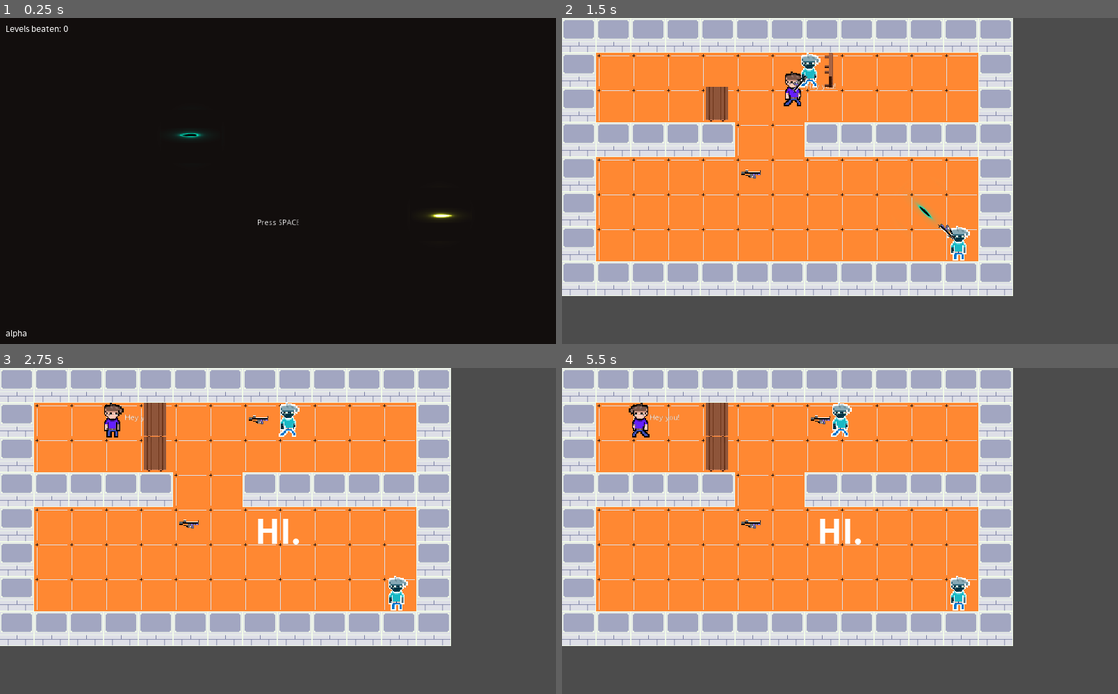
Above: before the commit, frames 1-4 (two rows, left to right).
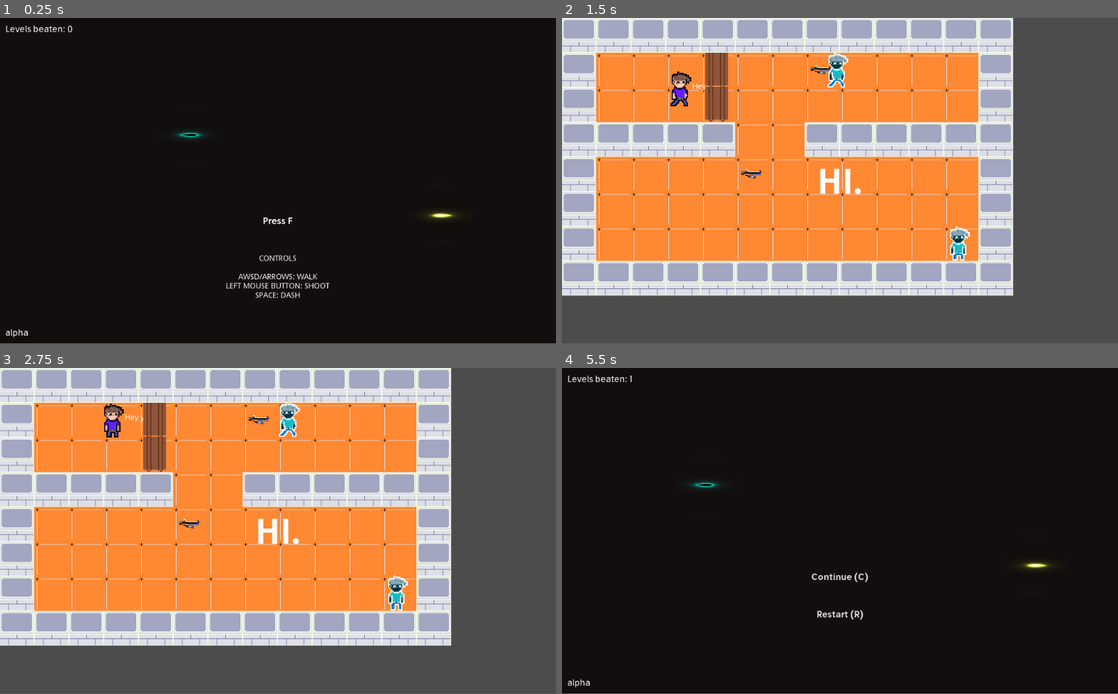
Above: after the commit, the same moments.

Repository: Synkied/supershot
Game: Godot game, scene res://ui/StartScreen.tscn
The game is run twice, just before and just after one commit, with the same random seed, the same clock (stepped at 60 frames per second) and the same inputs. Sound files missing from this copy of the repository are replaced by a short silence.
Inputs (mouse positions are in pixels of both pictures, inside the frame that each line leads up to):
- Up to frame 1 (0.25 s): no input
- Up to frame 2 (1.5 s): tap Space (dash) at 0.5, 0.6 s; move the mouse to (962, 164) at 0.52 s; hold Right (right) 0.53-1.28 s; tap C (continue, bound only after the commit) at 0.8, 1.35 s; tap F (start, bound only after the commit) at 1.25 s; move the mouse to (728, 197) at 1.27 s; hold Down (down) from 1.28 s (still down)
- Up to frame 3 (2.75 s): tap F (start, bound only after the commit) at 1.55 s; release Down (down) at 2 s; click (278, 576) at 2 s, where only the run before the commit has a clickable "Restart"
- Up to frame 4 (5.5 s): move the mouse to (895, 459) at 2.77 s; hold Right (right) 2.78-3.53 s; hold F (start, bound only after the commit) 2.78-3.53 s; tap Space (dash) at 3.05, 4.35, 5.3 s; move the mouse to (812, 596) at 3.52 s; hold Up (up) 3.53-4.28 s; click (812, 596) at 3.6 s; tap C (continue, bound only after the commit) at 3.8, 5.1 s; move the mouse to (1006, 579) at 4.27 s; hold F (start, bound only after the commit) 4.28-5.03 s; hold Left (left) from 4.28 s (still down); tap R (restart, bound only after the commit) at 4.9 s; move the mouse to (673, 482) at 5.02 s
In our replay, the window is 800x469 before the commit and 800x468 after it. These sizes can differ from the game's own. Grey fills any space a smaller window leaves; there, only what the larger window draws over its background counts as a difference.

The runs differ from the first frame. In frame 1, 0.8% of the frame differs, in the area x 1-82%, y 2-99%; in frame 2, 6.0%; in frame 3, 4.3%; in frame 4, 100%, in the area x 0-100%, y 0-100%.

Commit message:
added continue + dash visual input + try touchscreen inputs

Diff:
--- a/GlobalStore.gd
+++ b/GlobalStore.gd
@@ -39,6 +39,8 @@
 	score = 0
 	next_level()
 
+func continue_game():
+	get_tree().change_scene(levels[current_level])
 
 func save_score():
 	var f = File.new()
--- a/Music.tscn
+++ b/Music.tscn
@@ -3,5 +3,5 @@
 [ext_resource path="res://GlobalStore.gd" type="Script" id=1]
 
 [node name="Music" type="AudioStreamPlayer2D"]
-volume_db = -20.0
+volume_db = -10.0
 script = ExtResource( 1 )
--- a/characters/Player.gd
+++ b/characters/Player.gd
@@ -28,6 +28,25 @@
 		if not dashing:
 			speed = speed * 3
 			dashing = true
+			$Tween.interpolate_property(
+				$AnimatedSprite,
+				'modulate',
+				Color(1, 1, 1, 1),
+				Color(0, 0, 0, 0.5),
+				0.3,
+				Tween.TRANS_QUAD,
+				Tween.EASE_IN_OUT
+			)
+			$Tween.interpolate_property(
+				$AnimatedSprite,
+				'modulate',
+				Color(0, 0, 0, 0.5),
+				Color(1, 1, 1, 1),
+				0.3,
+				Tween.TRANS_QUAD,
+				Tween.EASE_IN_OUT
+			)
+			$Tween.start()
 
 	if dashing:
 		dash_acc += delta
--- a/characters/Player.tscn
+++ b/characters/Player.tscn
@@ -25,6 +25,22 @@
 atlas = ExtResource( 2 )
 region = Rect2( 96, 0, 32, 32 )
 
+[sub_resource type="AtlasTexture" id=13]
+atlas = ExtResource( 4 )
+region = Rect2( 0, 0, 32, 32 )
+
+[sub_resource type="AtlasTexture" id=14]
+atlas = ExtResource( 4 )
+region = Rect2( 32, 0, 32, 32 )
+
+[sub_resource type="AtlasTexture" id=15]
+atlas = ExtResource( 4 )
+region = Rect2( 64, 0, 32, 32 )
+
+[sub_resource type="AtlasTexture" id=16]
+atlas = ExtResource( 4 )
+region = Rect2( 96, 0, 32, 32 )
+
 [sub_resource type="AtlasTexture" id=9]
 atlas = ExtResource( 5 )
 region = Rect2( 0, 0, 32, 32 )
@@ -41,22 +57,6 @@
 atlas = ExtResource( 5 )
 region = Rect2( 96, 0, 32, 32 )
 
-[sub_resource type="AtlasTexture" id=13]
-atlas = ExtResource( 4 )
-region = Rect2( 0, 0, 32, 32 )
-
-[sub_resource type="AtlasTexture" id=14]
-atlas = ExtResource( 4 )
-region = Rect2( 32, 0, 32, 32 )
-
-[sub_resource type="AtlasTexture" id=15]
-atlas = ExtResource( 4 )
-region = Rect2( 64, 0, 32, 32 )
-
-[sub_resource type="AtlasTexture" id=16]
-atlas = ExtResource( 4 )
-region = Rect2( 96, 0, 32, 32 )
-
 [sub_resource type="SpriteFrames" id=4]
 animations = [ {
 "frames": [ SubResource( 5 ), SubResource( 6 ), SubResource( 7 ), SubResource( 8 ) ],
@@ -64,14 +64,14 @@
 "name": "idle",
 "speed": 5.0
 }, {
+"frames": [ SubResource( 13 ), SubResource( 14 ), SubResource( 15 ), SubResource( 16 ) ],
+"loop": true,
+"name": "walk",
+"speed": 5.0
+}, {
 "frames": [ SubResource( 9 ), SubResource( 10 ), SubResource( 11 ), SubResource( 12 ) ],
 "loop": true,
 "name": "jump",
-"speed": 5.0
-}, {
-"frames": [ SubResource( 13 ), SubResource( 14 ), SubResource( 15 ), SubResource( 16 ) ],
-"loop": true,
-"name": "walk",
 "speed": 5.0
 } ]
 
@@ -135,6 +135,7 @@
 scale = Vector2( 2, 2 )
 frames = SubResource( 4 )
 animation = "idle"
+frame = 1
 playing = true
 
 [node name="CollisionShape2D" type="CollisionShape2D" parent="."]
--- a/project.godot
+++ b/project.godot
@@ -22,8 +22,12 @@
 [display]
 
 mouse_cursor/custom_image="res://assets/aim_cursor.png"
-window/stretch/mode="2d"
+window/stretch/mode="viewport"
 window/stretch/aspect="expand"
+
+[global]
+
+touch=false
 
 [input]
 
@@ -72,6 +76,21 @@
 "events": [ Object(InputEventKey,"resource_local_to_scene":false,"resource_name":"","device":0,"alt":false,"shift":false,"control":false,"meta":false,"command":false,"pressed":false,"scancode":0,"physical_scancode":32,"unicode":0,"echo":false,"script":null)
  ]
 }
+restart={
+"deadzone": 0.5,
+"events": [ Object(InputEventKey,"resource_local_to_scene":false,"resource_name":"","device":0,"alt":false,"shift":false,"control":false,"meta":false,"command":false,"pressed":false,"scancode":0,"physical_scancode":82,"unicode":0,"echo":false,"script":null)
+ ]
+}
+continue={
+"deadzone": 0.5,
+"events": [ Object(InputEventKey,"resource_local_to_scene":false,"resource_name":"","device":0,"alt":false,"shift":false,"control":false,"meta":false,"command":false,"pressed":false,"scancode":0,"physical_scancode":67,"unicode":0,"echo":false,"script":null)
+ ]
+}
+start={
+"deadzone": 0.5,
+"events": [ Object(InputEventKey,"resource_local_to_scene":false,"resource_name":"","device":0,"alt":false,"shift":false,"control":false,"meta":false,"command":false,"pressed":false,"scancode":0,"physical_scancode":70,"unicode":0,"echo":false,"script":null)
+ ]
+}
 
 [layer_names]
 
--- a/ui/EndScreen.gd
+++ b/ui/EndScreen.gd
@@ -11,14 +11,11 @@
 	$BulletAnimation.play("bullets")
 	$HighScore.text += str(GlobalStore.highscore)
 
-func _input(event):
-	if event.is_action_pressed('ui_select'):
+func _input(_event):
+	if Input.is_action_just_pressed('continue'):
+		GlobalStore.continue_game()
+	if Input.is_action_just_pressed('restart'):
 		GlobalStore.new_game()
-
-
-func _on_Button_pressed():
-	GlobalStore.new_game()
-
 
 func play_music():
 	if !$AudioStreamPlayer.is_playing():
@@ -27,3 +24,11 @@
 
 func _on_AudioStreamPlayer_finished():
 	play_music()
+
+
+func _on_RestartButton_pressed():
+	GlobalStore.new_game()
+
+
+func _on_ContinueButton_pressed():
+	GlobalStore.continue_game()
--- a/ui/EndScreen.tscn
+++ b/ui/EndScreen.tscn
@@ -1,17 +1,11 @@
-[gd_scene load_steps=16 format=2]
+[gd_scene load_steps=17 format=2]
 
 [ext_resource path="res://ui/EndScreen.gd" type="Script" id=1]
 [ext_resource path="res://assets/Stilu-Regular.otf" type="DynamicFontData" id=2]
 [ext_resource path="res://assets/bullet_blue_magic.png" type="Texture" id=3]
 [ext_resource path="res://assets/bullet_yellow.png" type="Texture" id=4]
-
-[sub_resource type="DynamicFont" id=8]
-size = 64
-outline_size = 2
-outline_color = Color( 0.682353, 0.215686, 0.556863, 1 )
-use_mipmaps = true
-use_filter = true
-font_data = ExtResource( 2 )
+[ext_resource path="res://ui/theme.tres" type="Theme" id=5]
+[ext_resource path="res://ui/main_theme.tres" type="Theme" id=6]
 
 [sub_resource type="DynamicFont" id=6]
 font_data = ExtResource( 2 )
@@ -265,7 +259,7 @@
 margin_right = 487.0
 margin_bottom = 340.0
 size_flags_horizontal = 3
-custom_fonts/font = SubResource( 8 )
+theme = ExtResource( 6 )
 text = "SUPER"
 align = 2
 
@@ -275,7 +269,7 @@
 margin_right = 1001.0
 margin_bottom = -20.0
 size_flags_horizontal = 3
-custom_fonts/font = SubResource( 8 )
+theme = ExtResource( 6 )
 text = "SHOT"
 autowrap = true
 
@@ -301,17 +295,28 @@
 text = "Levels beaten: "
 valign = 2
 
-[node name="Button" type="Button" parent="."]
+[node name="RestartButton" type="Button" parent="."]
+anchor_top = 0.5
+anchor_right = 1.0
+anchor_bottom = 0.5
+margin_top = 124.0
+margin_bottom = 184.0
+theme = ExtResource( 5 )
+text = "Restart (R)"
+flat = true
+
+[node name="ContinueButton" type="Button" parent="."]
 anchor_top = 0.5
 anchor_right = 1.0
 anchor_bottom = 0.5
 margin_top = 55.0
 margin_bottom = 115.0
-text = "Restart"
+theme = ExtResource( 5 )
+text = "Continue (C)"
 flat = true
 
 [node name="AudioStreamPlayer" type="AudioStreamPlayer" parent="."]
-volume_db = -20.0
+volume_db = -10.0
 
 [node name="TextAnimation" type="AnimationPlayer" parent="."]
 anims/RESET = SubResource( 9 )
@@ -332,5 +337,6 @@
 position = Vector2( -81, 218 )
 texture = ExtResource( 3 )
 
-[connection signal="pressed" from="Button" to="." method="_on_Button_pressed"]
+[connection signal="pressed" from="RestartButton" to="." method="_on_RestartButton_pressed"]
+[connection signal="pressed" from="ContinueButton" to="." method="_on_ContinueButton_pressed"]
 [connection signal="finished" from="AudioStreamPlayer" to="." method="_on_AudioStreamPlayer_finished"]
--- a/ui/HUD.tscn
+++ b/ui/HUD.tscn
@@ -1,7 +1,9 @@
-[gd_scene load_steps=5 format=2]
+[gd_scene load_steps=12 format=2]
 
 [ext_resource path="res://ui/HUD.gd" type="Script" id=1]
 [ext_resource path="res://assets/Stilu-SemiBold.otf" type="DynamicFontData" id=2]
+[ext_resource path="res://assets/arrow.png" type="Texture" id=3]
+[ext_resource path="res://assets/shoot_action.png" type="Texture" id=4]
 
 [sub_resource type="DynamicFont" id=1]
 size = 64
@@ -9,6 +11,21 @@
 
 [sub_resource type="Theme" id=2]
 default_font = SubResource( 1 )
+
+[sub_resource type="RectangleShape2D" id=3]
+extents = Vector2( 16, 16 )
+
+[sub_resource type="RectangleShape2D" id=6]
+extents = Vector2( 16, 16 )
+
+[sub_resource type="RectangleShape2D" id=4]
+extents = Vector2( 16, 16 )
+
+[sub_resource type="RectangleShape2D" id=5]
+extents = Vector2( 16, 16 )
+
+[sub_resource type="RectangleShape2D" id=7]
+extents = Vector2( 16, 16 )
 
 [node name="HUD" type="CanvasLayer"]
 script = ExtResource( 1 )
@@ -23,12 +40,70 @@
 align = 1
 valign = 1
 autowrap = true
+__meta__ = {
+"_edit_group_": true
+}
 
 [node name="MessageTween" type="Tween" parent="."]
 
 [node name="MessageTimer" type="Timer" parent="."]
 wait_time = 0.5
 
+[node name="UpButton" type="TouchScreenButton" parent="."]
+position = Vector2( 72, 488 )
+normal = ExtResource( 3 )
+shape = SubResource( 3 )
+action = "up"
+visibility_mode = 1
+__meta__ = {
+"_edit_group_": true
+}
+
+[node name="LeftButton" type="TouchScreenButton" parent="."]
+position = Vector2( 40, 552 )
+rotation = -1.5708
+normal = ExtResource( 3 )
+shape = SubResource( 6 )
+action = "left"
+visibility_mode = 1
+__meta__ = {
+"_edit_group_": true
+}
+
+[node name="RightButton" type="TouchScreenButton" parent="."]
+position = Vector2( 136, 520 )
+rotation = 1.5708
+normal = ExtResource( 3 )
+shape = SubResource( 4 )
+action = "right"
+visibility_mode = 1
+__meta__ = {
+"_edit_group_": true
+}
+
+[node name="DownButton" type="TouchScreenButton" parent="."]
+position = Vector2( 104, 584 )
+rotation = 3.14159
+normal = ExtResource( 3 )
+shape = SubResource( 5 )
+action = "down"
+visibility_mode = 1
+__meta__ = {
+"_edit_group_": true
+}
+
+[node name="Action" type="TouchScreenButton" parent="."]
+position = Vector2( 944, 560 )
+rotation = 3.14159
+scale = Vector2( 2, 2 )
+normal = ExtResource( 4 )
+shape = SubResource( 7 )
+action = "down"
+visibility_mode = 1
+__meta__ = {
+"_edit_group_": true
+}
+
 [connection signal="finished" from="AudioStreamPlayer" to="." method="_on_AudioStreamPlayer_finished"]
 [connection signal="tween_completed" from="MessageTween" to="." method="_on_MessageTween_tween_completed"]
 [connection signal="timeout" from="MessageTimer" to="." method="_on_Timer_timeout"]
--- a/ui/StartScreen.gd
+++ b/ui/StartScreen.gd
@@ -11,7 +11,7 @@
 	$HighScore.text += str(GlobalStore.highscore)
 
 func _input(event):
-	if event.is_action_pressed('ui_select'):
+	if event.is_action_pressed('start'):
 		GlobalStore.new_game()
 
 
--- a/ui/StartScreen.tscn
+++ b/ui/StartScreen.tscn
@@ -1,17 +1,11 @@
-[gd_scene load_steps=14 format=2]
+[gd_scene load_steps=15 format=2]
 
 [ext_resource path="res://ui/StartScreen.gd" type="Script" id=1]
 [ext_resource path="res://assets/Stilu-Regular.otf" type="DynamicFontData" id=2]
 [ext_resource path="res://assets/bullet_yellow.png" type="Texture" id=3]
 [ext_resource path="res://assets/bullet_blue_magic.png" type="Texture" id=4]
-
-[sub_resource type="DynamicFont" id=1]
-size = 64
-outline_size = 2
-outline_color = Color( 0.682353, 0.215686, 0.556863, 1 )
-use_mipmaps = true
-use_filter = true
-font_data = ExtResource( 2 )
+[ext_resource path="res://ui/theme.tres" type="Theme" id=5]
+[ext_resource path="res://ui/main_theme.tres" type="Theme" id=6]
 
 [sub_resource type="DynamicFont" id=6]
 font_data = ExtResource( 2 )
@@ -259,7 +253,7 @@
 margin_right = 487.0
 margin_bottom = 340.0
 size_flags_horizontal = 3
-custom_fonts/font = SubResource( 1 )
+theme = ExtResource( 6 )
 text = "SUPER"
 align = 2
 
@@ -269,7 +263,7 @@
 margin_right = 1001.0
 margin_bottom = -20.0
 size_flags_horizontal = 3
-custom_fonts/font = SubResource( 1 )
+theme = ExtResource( 6 )
 text = "SHOT"
 autowrap = true
 
@@ -296,15 +290,28 @@
 valign = 2
 
 [node name="Action" type="Label" parent="."]
-anchor_left = 0.5
-anchor_top = 1.0
-anchor_right = 0.5
-anchor_bottom = 1.0
-margin_left = -38.0
-margin_top = -230.0
-margin_right = 38.0
-margin_bottom = -216.0
-text = "Press SPACE"
+anchor_top = 0.5
+anchor_right = 1.0
+anchor_bottom = 0.5
+margin_top = 64.0
+margin_bottom = 84.0
+theme = ExtResource( 5 )
+text = "Press F"
+align = 1
+
+[node name="Controls" type="Label" parent="."]
+anchor_top = 0.5
+anchor_right = 1.0
+anchor_bottom = 0.5
+margin_top = 137.0
+margin_bottom = 151.0
+text = "Controls
+
+AWSD/Arrows: walk
+Left Mouse Button: shoot
+Space: dash"
+align = 1
+uppercase = true
 
 [node name="TextAnimation" type="AnimationPlayer" parent="."]
 anims/RESET = SubResource( 3 )
@@ -317,7 +324,7 @@
 anims/bullets = SubResource( 10 )
 
 [node name="AudioStreamPlayer" type="AudioStreamPlayer" parent="."]
-volume_db = -20.0
+volume_db = -10.0
 
 [node name="Bullet1" type="Sprite" parent="."]
 position = Vector2( 1112, 362 )
--- /dev/null
+++ b/ui/main_theme.tres
@@ -0,0 +1,14 @@
+[gd_resource type="Theme" load_steps=3 format=2]
+
+[ext_resource path="res://assets/Stilu-SemiBold.otf" type="DynamicFontData" id=1]
+
+[sub_resource type="DynamicFont" id=1]
+size = 64
+outline_size = 3
+outline_color = Color( 0.827451, 0.443137, 0.443137, 1 )
+use_mipmaps = true
+use_filter = true
+font_data = ExtResource( 1 )
+
+[resource]
+default_font = SubResource( 1 )
--- /dev/null
+++ b/ui/theme.tres
@@ -0,0 +1,9 @@
+[gd_resource type="Theme" load_steps=3 format=2]
+
+[ext_resource path="res://assets/Stilu-SemiBold.otf" type="DynamicFontData" id=1]
+
+[sub_resource type="DynamicFont" id=11]
+font_data = ExtResource( 1 )
+
+[resource]
+default_font = SubResource( 11 )
Binary file added: assets/arrow.png
Binary file added: assets/dash.png
Not shown, added: assets/dash.png.import
Binary file added: assets/shoot_action.png
Not shown, added: assets/shoot_action.png.import
